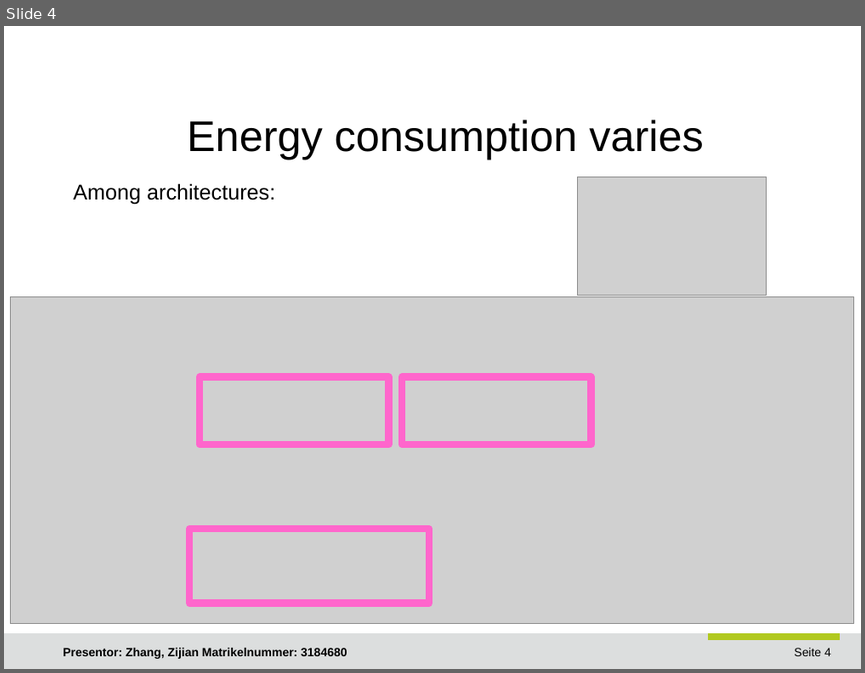
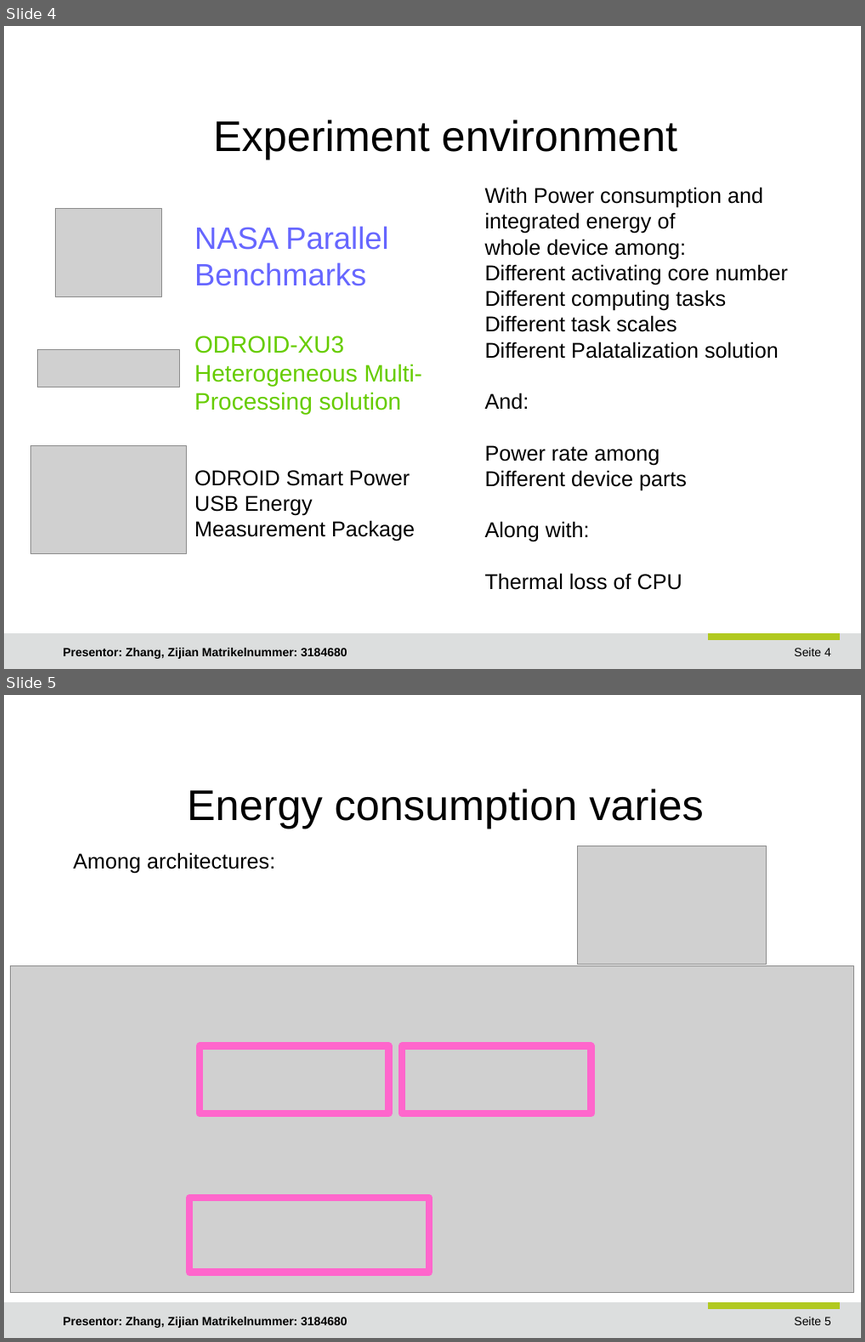
Before and after one commit to JoshuaGhost/hpc_data, a slide deck: presentation/Zhang_Zijian_HPC.odp. Shown one above the other, each under a label of ours: slide 4 before the commit, slides 4 and 5 after it. The pictures are 865x673 and 865x1342 pixels, drawn with LibreOffice and Linux fonts; fonts in the diff are those of the drawing; grey boxes stand for pictures; background and template pictures are left out. Boxes give left, top, right and bottom in pixels: in the first picture for what was removed or moved away, otherwise in the second. Text is boxed around its words. In the diff, an @@ line names an element or a change of style, - is before the commit and + after.

```diff
--- a/presentation/Zhang_Zijian_HPC.odp
+++ b/presentation/Zhang_Zijian_HPC.odp
@@ slide 4 added at [4,26,861,669], background #FFFFFF; not listed: 3 template elements that a slide beside it also shows @@
@@ title added at [213,120,677,159], 36 pt, text #000000 @@
+Experiment environment
@@ text added at [485,187,788,590], 18 pt, text #000000 @@
+With Power consumption and
+integrated energy of
+whole device among:
+Different activating core number
+Different computing tasks
+Different task scales
+Different Palatalization solution
+And:
+Power rate among
+Different device parts
+Along with:
+Thermal loss of CPU
@@ picture added at [55,209,160,297] @@
@@ text added at [194,226,388,286], 26 pt, text #6666FF @@
+NASA Parallel Benchmarks
@@ picture added at [37,350,179,387] @@
@@ text added at [194,335,423,414], 20 pt, text #66CC00 @@
+ODROID-XU3
+Heterogeneous Multi-Processing solution
@@ picture added at [31,446,187,554] @@
@@ text added at [194,470,415,541], 18 pt, text #000000 @@
+ODROID Smart Power USB Energy Measurement Package
@@ text added at [63,647,347,658], 10 pt, text #000000, bold @@
+Presentor: Zhang, Zijian Matrikelnummer: 3184680
@@ what was slide 4 is now slide 5 @@
@@ page number at [794,1316,831,1325]: text changed @@
-Seite 4
+Seite 5
```
Also in this commit, not shown: 6 slides changed, 1 other slide added, 14 other files.
